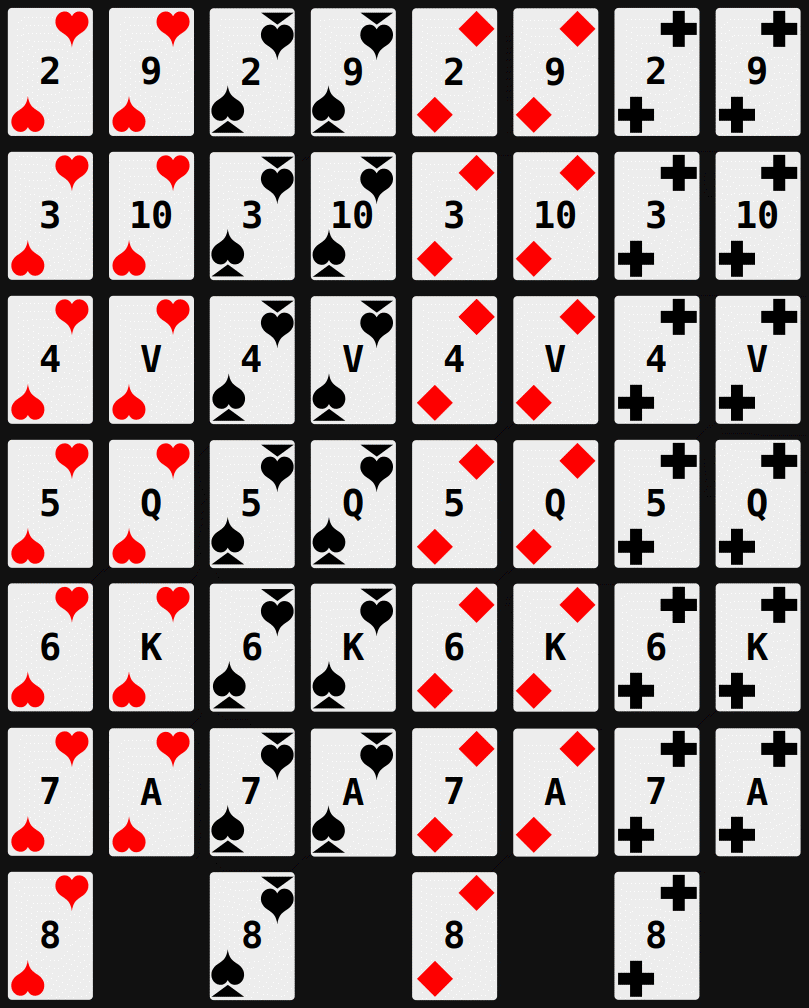
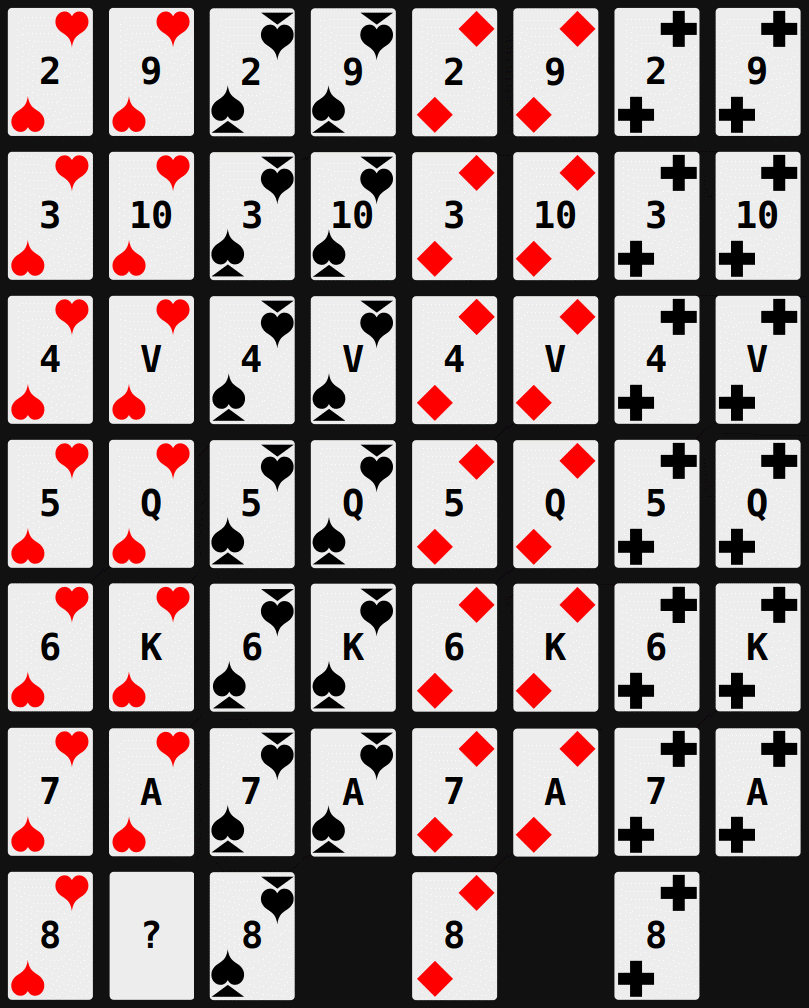
Layer changes from the first 809 x 1008 image to the second:
painted on "cards.bmp" over (x1=109, y1=871, x2=194, y2=1000)
